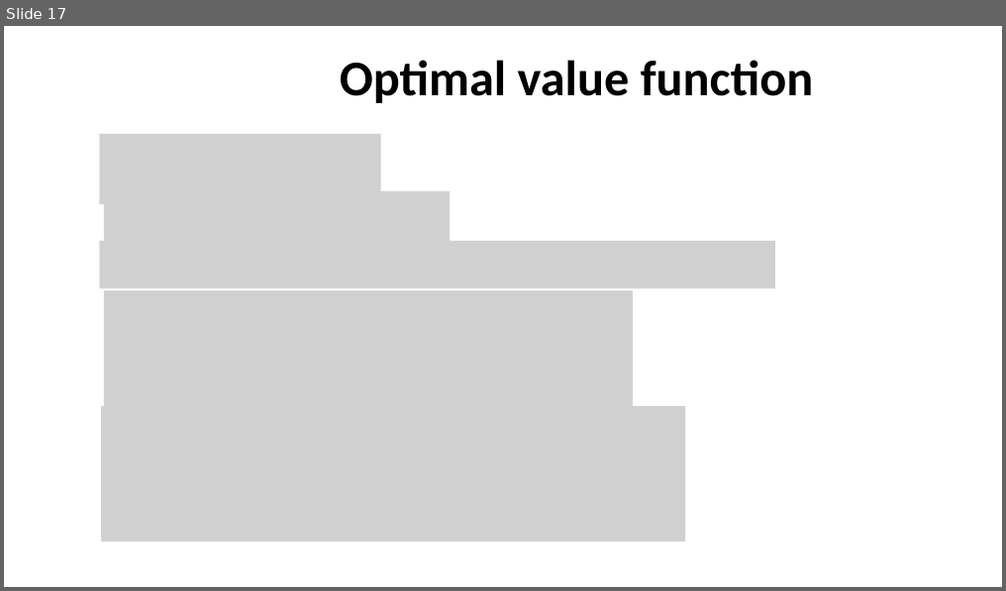
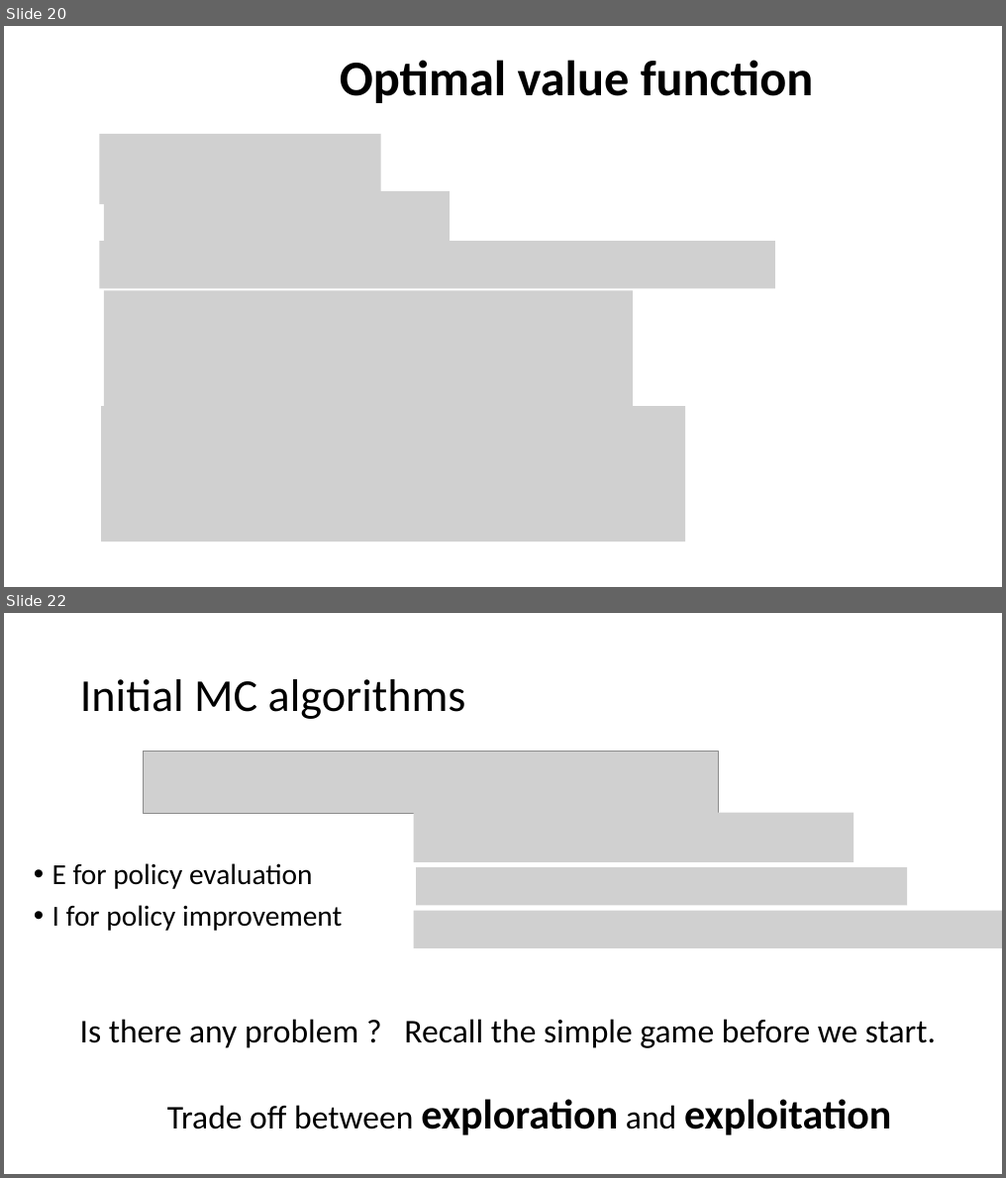
Before and after one commit to xfdywy/RL, a slide deck: FirstSeminar/firstseminar.pptx. Shown one above the other, each under a label of ours: slide 17 before the commit, slides 20 and 22 after it; the slides between them are not shown. The pictures are 1006x591 and 1006x1178 pixels, drawn with LibreOffice and Linux fonts; fonts in the diff are those of the drawing; grey boxes stand for pictures. Boxes give left, top, right and bottom in pixels: in the first picture for what was removed or moved away, otherwise in the second. Text is boxed around its words. In the diff, an @@ line names an element or a change of style, - is before the commit and + after.

```diff
--- a/FirstSeminar/firstseminar.pptx
+++ b/FirstSeminar/firstseminar.pptx
@@ slide 22 added at bbox=[4, 613, 1002, 1174], background #FFFFFF @@
@@ title added at bbox=[80, 679, 466, 719], 44 pt, text #000000 @@
+Initial MC algorithms
@@ picture added at bbox=[144, 752, 719, 814] @@
@@ picture added at bbox=[414, 813, 853, 862] @@
@@ text added at bbox=[53, 863, 342, 931], 28 pt, text #000000 @@
+• E for policy evaluation
+• I for policy improvement
@@ picture added at bbox=[416, 867, 907, 905] @@
@@ picture added at bbox=[414, 911, 1002, 949] @@
@@ text added at bbox=[80, 1019, 936, 1049], 32 pt, text #000000 @@
+Is there any problem ? Recall the simple game before we start.
@@ text added at bbox=[167, 1099, 891, 1136], 40 pt, text #000000, bold @@
+Trade off between exploration and exploitation
@@ what was slide 17 is now slide 20 @@
```
Also in this commit, not shown: 4 slides changed, 7 other slides added.
